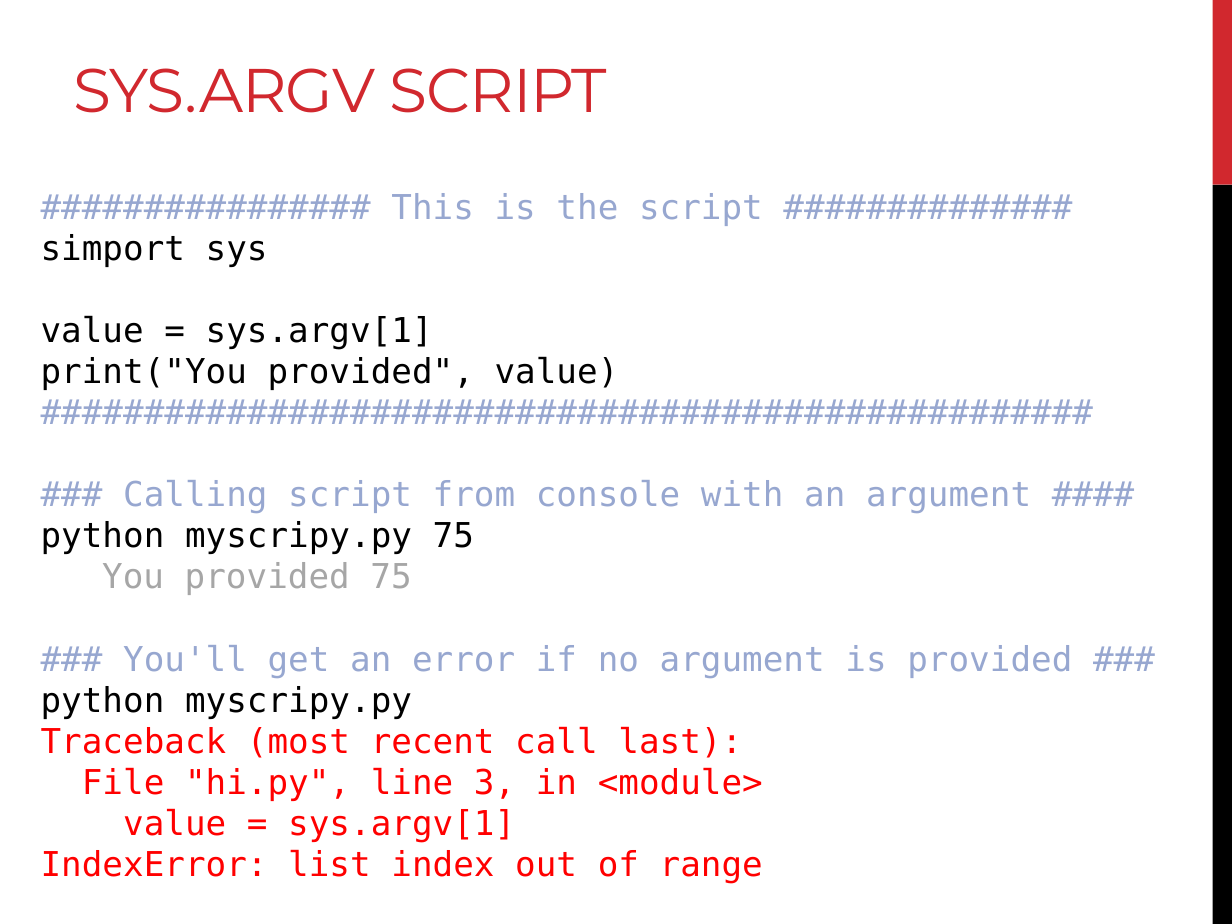
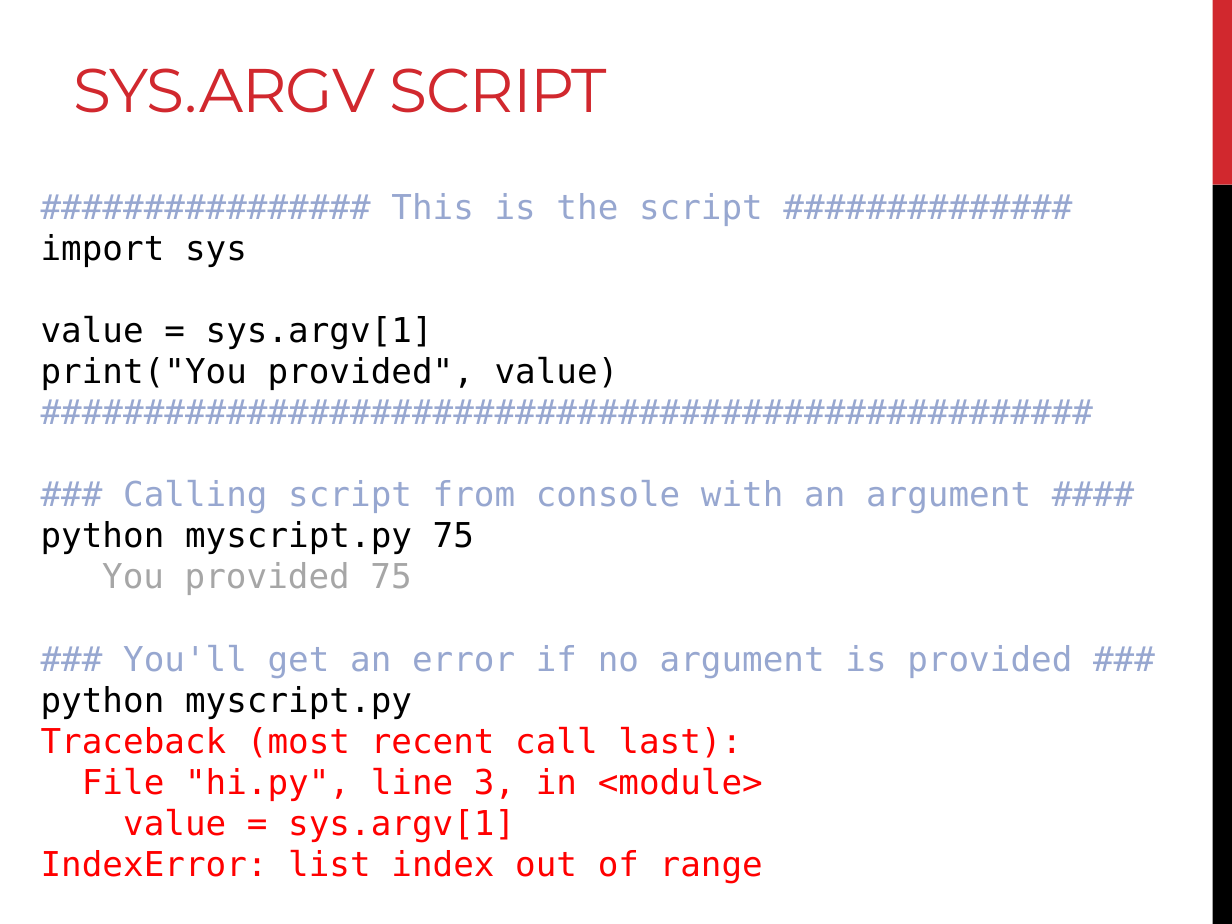
Before and after one commit to sjspielman/bdib2018_python, a slide deck: slide 47 of files/slides/slides_day4.pptx. Drawn at 1232x924 pixels with LibreOffice and Linux fonts; fonts in the diff are those of the drawing. Boxes give left, top, right and bottom in pixels: in the first picture for what was removed or moved away, otherwise in the second. Text is boxed around its words. In the diff, an @@ line names an element or a change of style, - is before the commit and + after.

```diff
--- a/files/slides/slides_day4.pptx
+++ b/files/slides/slides_day4.pptx
@@ text at [41,234,247,267]: text changed @@
-simport sys
+import sys
@@ text at [41,521,474,554]: text changed @@
-python myscripy.py 75
+python myscript.py 75
@@ text at [41,686,412,719]: text changed @@
-python myscripy.py
+python myscript.py
```
Also in this commit, not shown: 7 other slides changed, 1 other file.
